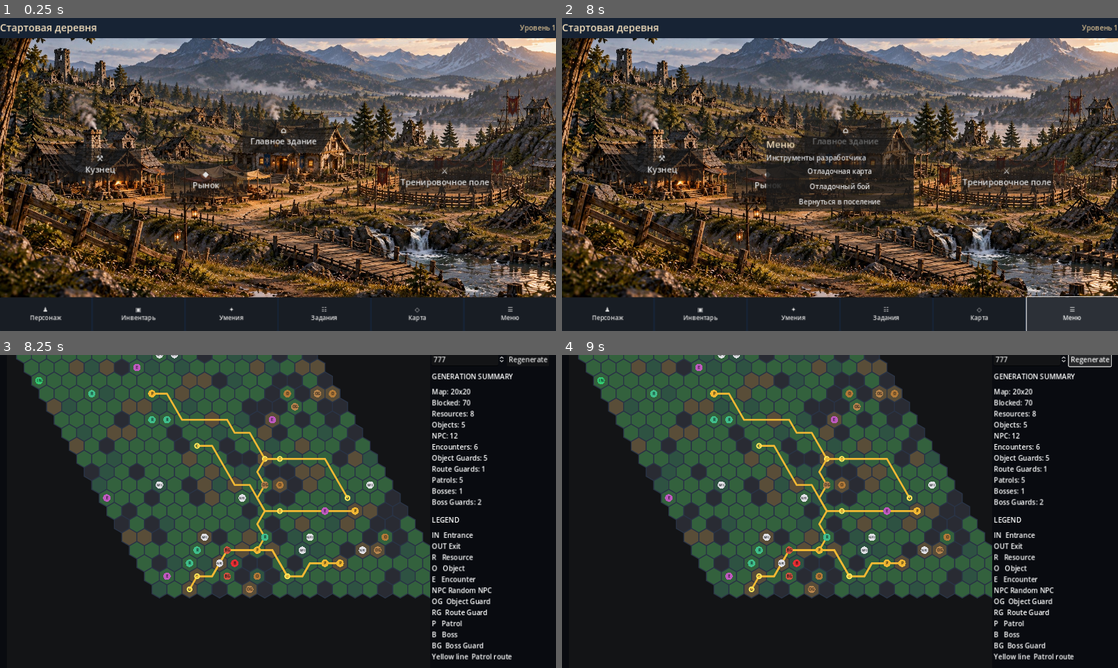
Above: before the commit, frames 1-4 (two rows, left to right).
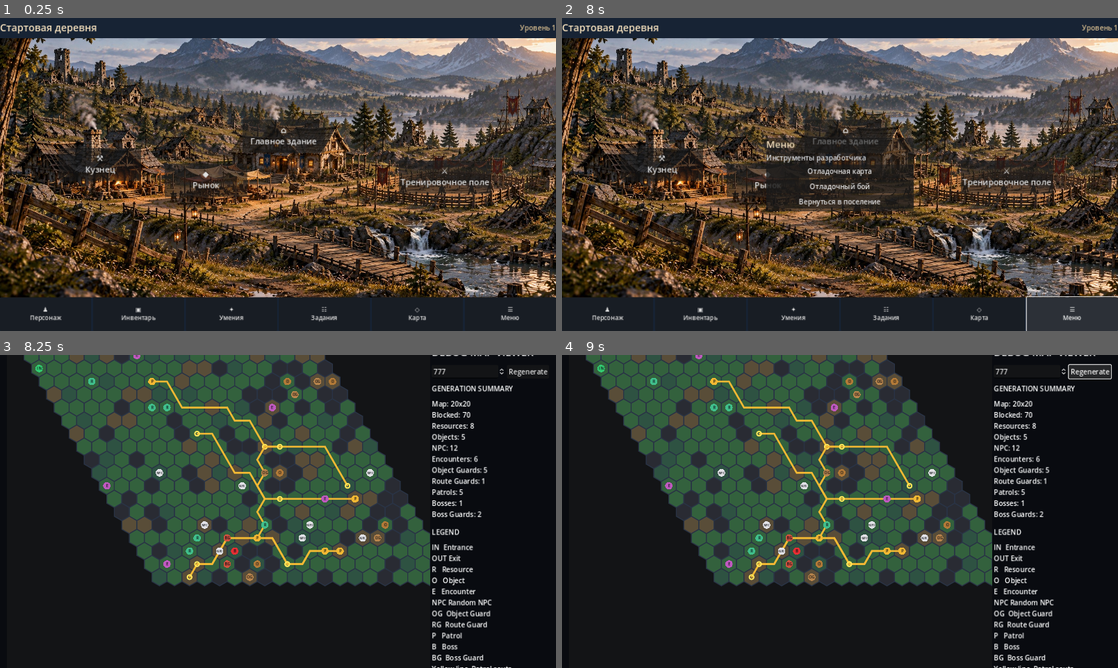
Above: after the commit, the same moments.

Repository: Archoniou1987/Battle-of-Artheon
Game: Godot game, scene res://scenes/main/main.tscn
Two runs of this game, one before a commit and one after it. Both use one fixed random seed, a clock stepped at 60 frames per second and the inputs below.
Inputs:
- Up to frame 1 (0.25 s): no input
- Up to frame 2 (8 s): click "⚒ Кузнец" at 0.5 s; click "◆ Рынок" at 1.25 s; click "⌂ Главное здание" at 2 s; click "⚔ Тренировочное поле" at 2.75 s; click "♟ Персонаж" at 3.5 s; click "▣ Инвентарь" at 4.25 s; click "✦ Умения" at 5 s; click "☷ Задания" at 5.75 s; click "◇ Карта" at 6.5 s; click "☰ Меню" at 7.25 s
- Up to frame 3 (8.25 s): click "Отладочная карта" at 8 s
- Up to frame 4 (9 s): click "Regenerate" at 8.75 s

Frames 1-2 are identical in both runs. In frame 3, 28% of the frame differs, in the area x 2-99%, y 0-100%; in frame 4, 29%.

Commit message:
Adapt debug hex map to portrait screens and add settlement return

Diff:
--- a/scenes/debug/debug_map_viewer.gd
+++ b/scenes/debug/debug_map_viewer.gd
@@ -81,6 +81,14 @@
 @onready var summary:Label=$Root/Sidebar/Summary
 
 func _ready()->void:
+	get_viewport().size_changed.connect(_adapt_layout)
+	call_deferred("_adapt_layout")
+	var back_button:=Button.new()
+	back_button.text="← Поселение"
+	back_button.custom_minimum_size.y=44
+	back_button.pressed.connect(func()->void: get_tree().change_scene_to_file("res://scenes/main/main.tscn"))
+	$Root/Sidebar.add_child(back_button)
+	$Root/Sidebar.move_child(back_button,0)
 	_loot_dialog=AcceptDialog.new()
 	_loot_dialog.title="Добыча"
 	add_child(_loot_dialog)
@@ -115,3 +123,17 @@
 		generated.encounter_cells.size(),generated.guarded_objects.size(),generated.route_guards.size(),
 		generated.patrols.size(),boss_count,boss_guard_count
 	]
+
+func _adapt_layout()->void:
+	var portrait:=size.y>size.x
+	var root_grid:GridContainer=$Root
+	root_grid.columns=1 if portrait else 2
+	var sidebar:VBoxContainer=$Root/Sidebar
+	sidebar.custom_minimum_size.x=0.0 if portrait else 270.0
+	var map_panel:PanelContainer=$Root/MapPanel
+	map_panel.custom_minimum_size.y=maxf(220.0,size.y*0.66) if portrait else 0.0
+	$Root/Sidebar/LegendTitle.visible=not portrait
+	$Root/Sidebar/Legend.visible=not portrait
+	$Root/Sidebar/Hint.visible=not portrait
+	$Root/Sidebar/SummaryTitle.visible=not portrait
+	$Root/Sidebar/Summary.visible=not portrait
